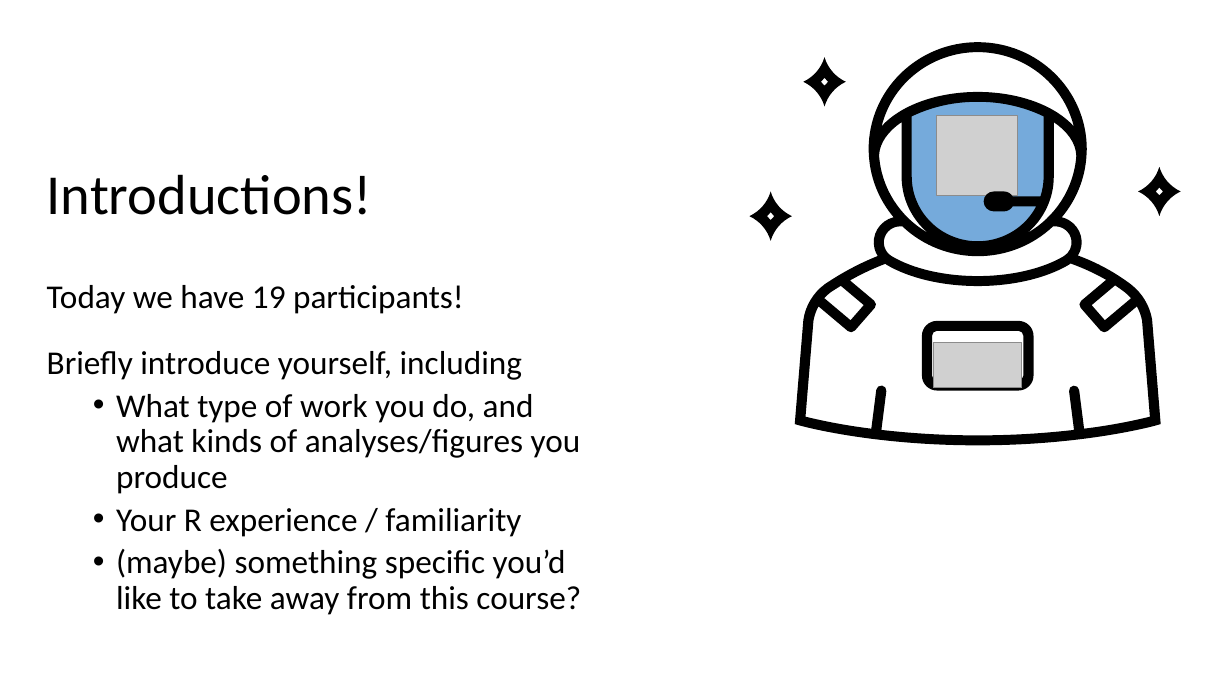
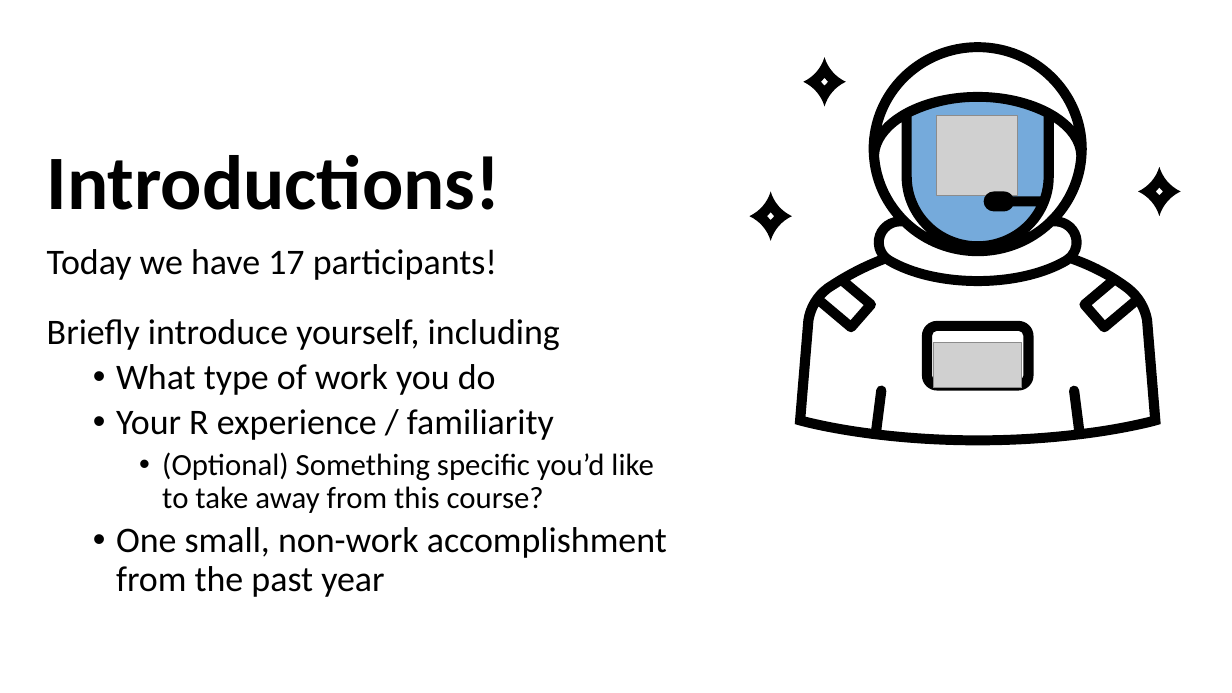
Before and after one commit to justinpriest/ADFG_R_Intro_Workshop, a slide deck: slide 2 of presentations/1 - Welcome and motivation.pptx. Drawn at 1232x693 pixels with LibreOffice and Linux fonts; fonts in the diff are those of the drawing; grey boxes stand for pictures. Boxes give left, top, right and bottom in pixels: in the first picture for what was removed or moved away, otherwise in the second. Text is boxed around its words. In the diff, an @@ line names an element or a change of style, - is before the commit and + after.

Commit message:
updated presentation 1

```diff
--- a/presentations/1 - Welcome and motivation.pptx
+++ b/presentations/1 - Welcome and motivation.pptx
@@ title "Introductions!": place and size @@
-title "Introductions!" at [47,174,372,215]
+title "Introductions!" at [47,155,501,210]
@@ title "Introductions!" at [47,155,501,210]: size 44 to 60 pt, bold on @@
@@ text "Today we have 17 participants!": place and size @@
-text "Today we have 17 participants!" at [47,285,581,615]
+text "Today we have 17 participants!" at [47,249,667,597]
@@ text at [47,249,497,280]: text changed; size 25.9 to 28 pt @@
-Today we have 19 participants!
+Today we have 17 participants!
@@ text at [47,319,560,440]: size 25.9 to 28 pt in "Briefly introduce yourself, including", "Your R experience / familiarity" @@
@@ text at [116,364,496,395]: text changed; size 25.9 to 28 pt @@
-  • What type of work you do, and what kinds of analyses/figures you produce
+  • What type of work you do
@@ text at [116,452,667,597]: text changed; size 25.9 to 24 pt @@
-  • (maybe) something specific you’d like to take away from this course?
+    • (Optional) Something specific you’d like to take away from this course?
+  • One small, non-work accomplishment from the past year
```
Also in this commit, not shown: 6 other slides changed, 1 slide added, 1 slide removed.
